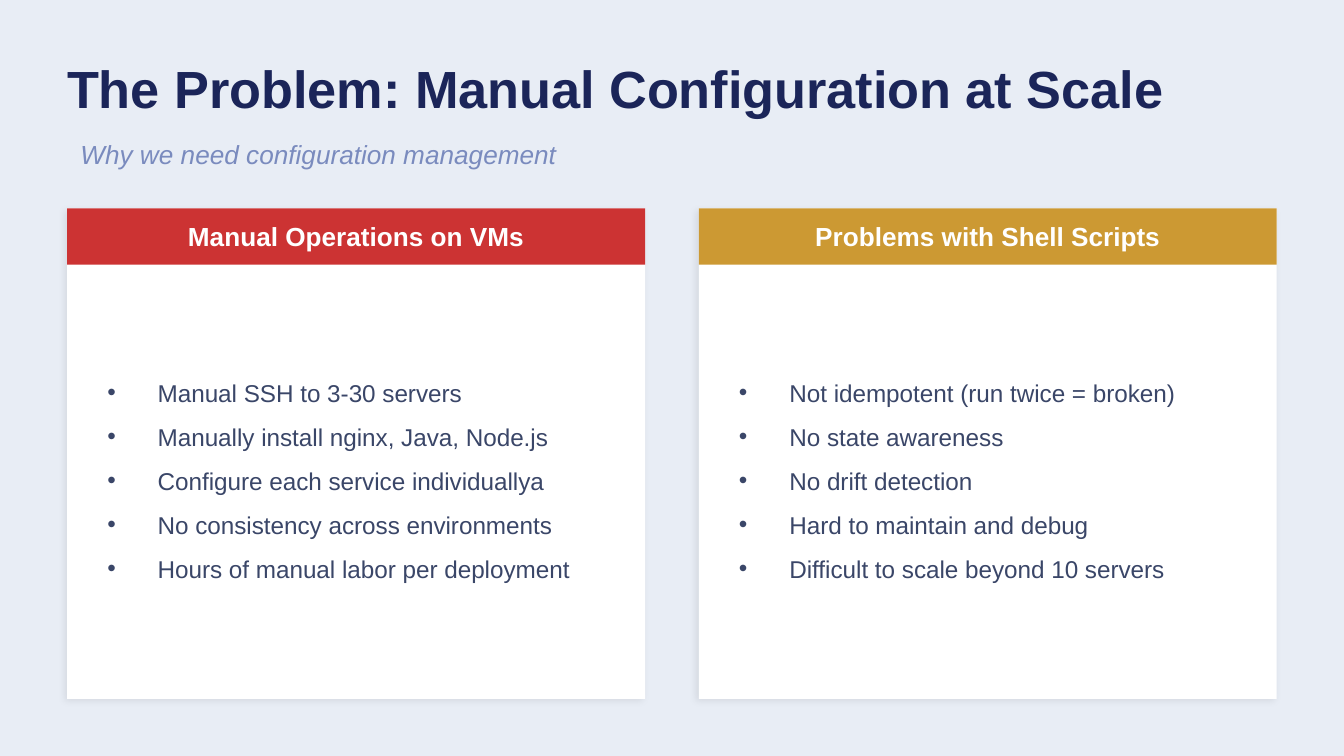
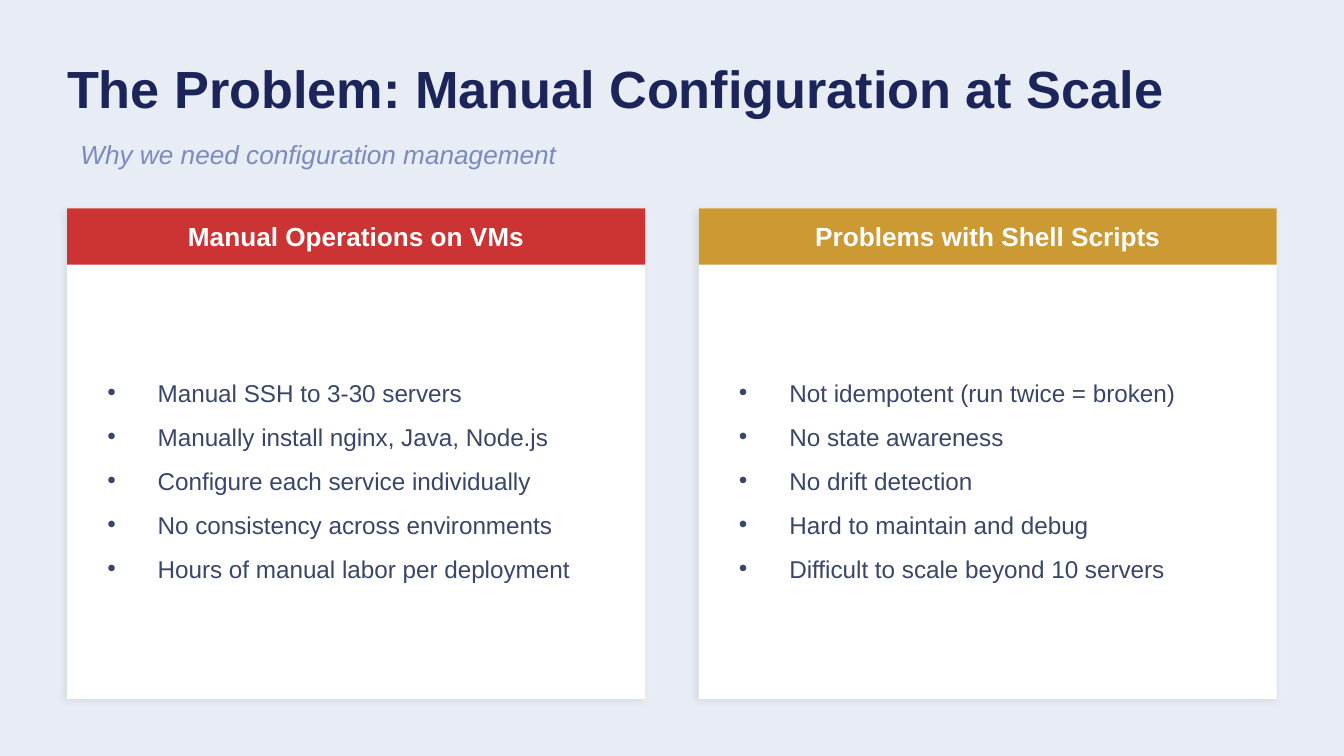
Before and after one commit to Sirajmd1/PPMCAD15, a slide deck: slide 3 of 10-Ansible/10-Ansible-Fundamentals.pptx. Drawn at 1344x756 pixels with LibreOffice and Linux fonts; fonts in the diff are those of the drawing. Boxes give left, top, right and bottom in pixels: in the first picture for what was removed or moved away, otherwise in the second. Text is boxed around its words. In the diff, an @@ line names an element or a change of style, - is before the commit and + after.

```diff
--- a/10-Ansible/10-Ansible-Fundamentals.pptx
+++ b/10-Ansible/10-Ansible-Fundamentals.pptx
@@ text at box(158, 472, 530, 495): text changed @@
-• Configure each service individuallya
+• Configure each service individually
```
Also in this commit, not shown: 1 other slide changed, 3 other files.
